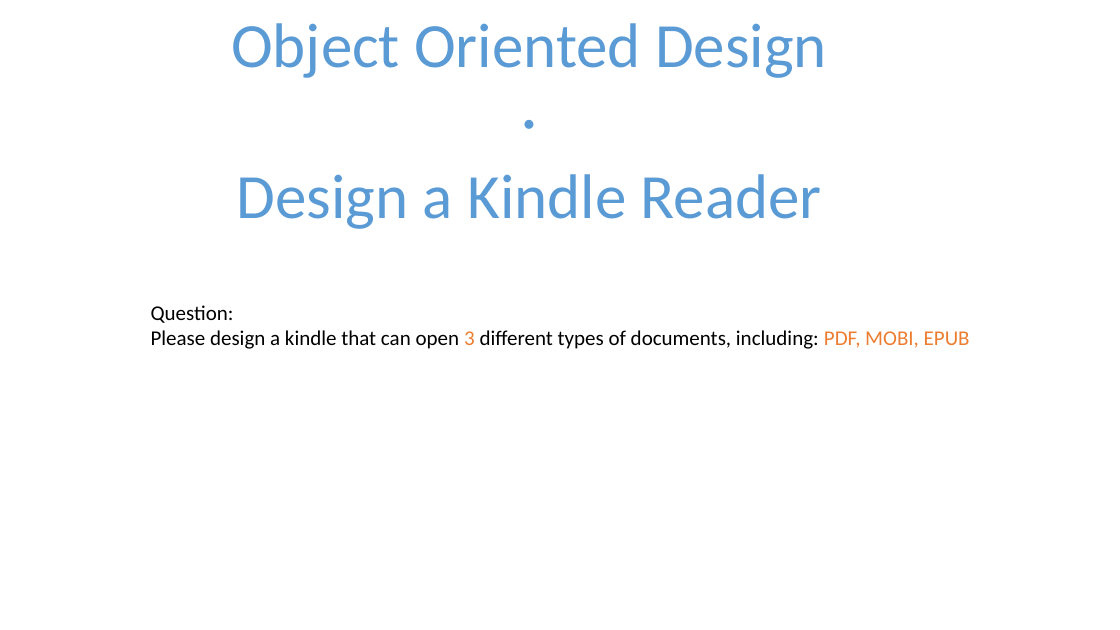
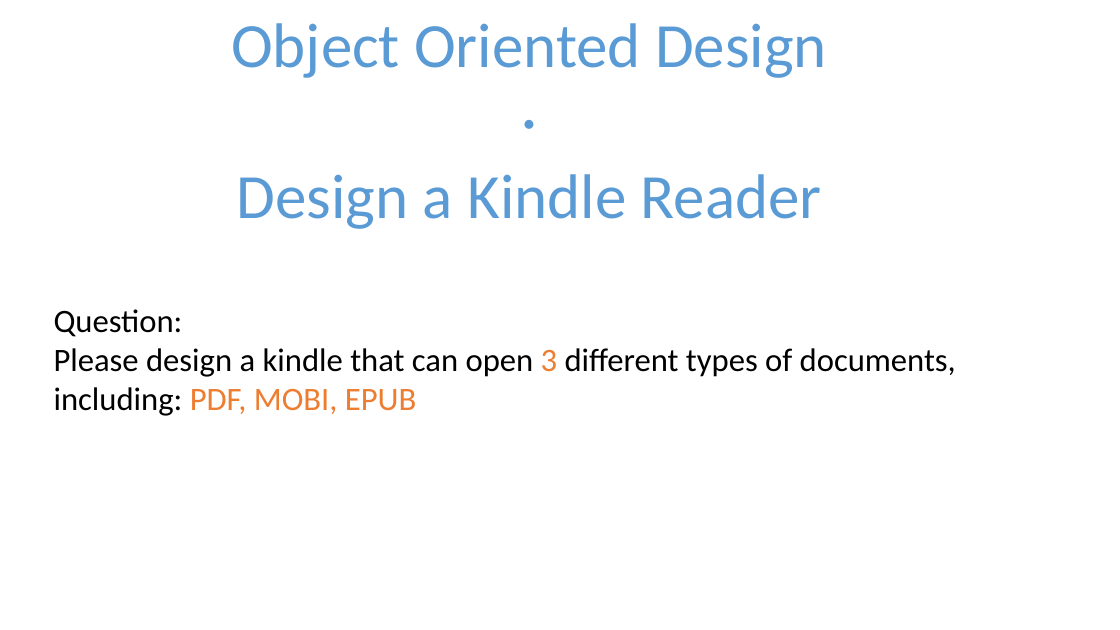
Before and after one commit to TWDH/Development, a slide deck: slide 28 of 赫桑的算法宝典/4.技术文章/Design Patterns and OOD.pptx (slide 25 before the commit). Drawn at 1120x630 pixels with LibreOffice and Linux fonts; fonts in the diff are those of the drawing. Boxes give left, top, right and bottom in pixels: in the first picture for what was removed or moved away, otherwise in the second. Text is boxed around its words. In the diff, an @@ line names an element or a change of style, - is before the commit and + after.

Commit message:
06-16

```diff
--- a/赫桑的算法宝典/4.技术文章/Design Patterns and OOD.pptx
+++ b/赫桑的算法宝典/4.技术文章/Design Patterns and OOD.pptx
@@ text "Question:": place and size @@
-text "Question:" at bbox=[151, 305, 970, 349]
+text "Question:" at bbox=[54, 309, 956, 416]
@@ text "Question:" at bbox=[54, 309, 956, 416]: size 18 to 28 pt @@
```
Also in this commit, not shown: 2 other slides changed, 7 slides added.
